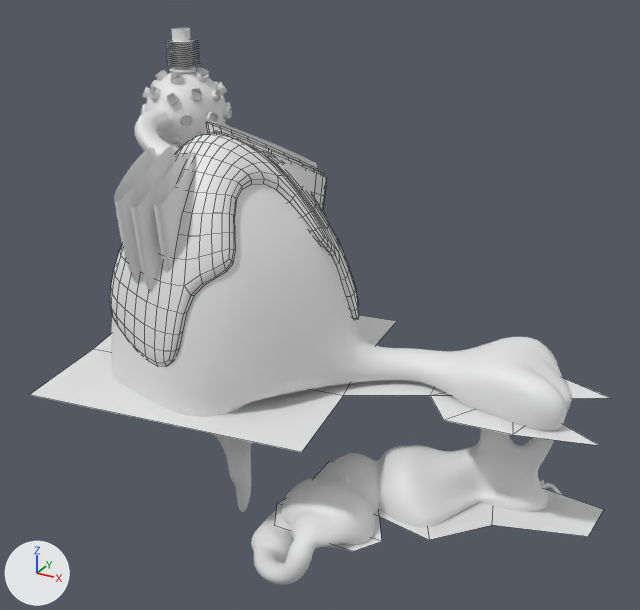
One commit to the Blender file Game/Dungeon.blend: the scene before it, then after it.
Before and after are seen from a camera (50 mm lens) standing at (147.0, -261.0, 239.0) and looking at (-25.0, 53.0, 82.0). Every picture has the same lights, and +X, +Y and +Z are marked at lower left. Mesh edges are drawn as thin lines on the coarser meshes. Materials are left out; every surface is plain grey.

Names of what the first picture shows: 'Cavern', 'DefenceRoom', 'Honey', 'Honeycomb.004', 'Honeycomb.005', 'Honeycomb.006', 'Water_Cavern', 'Water_Upper'.
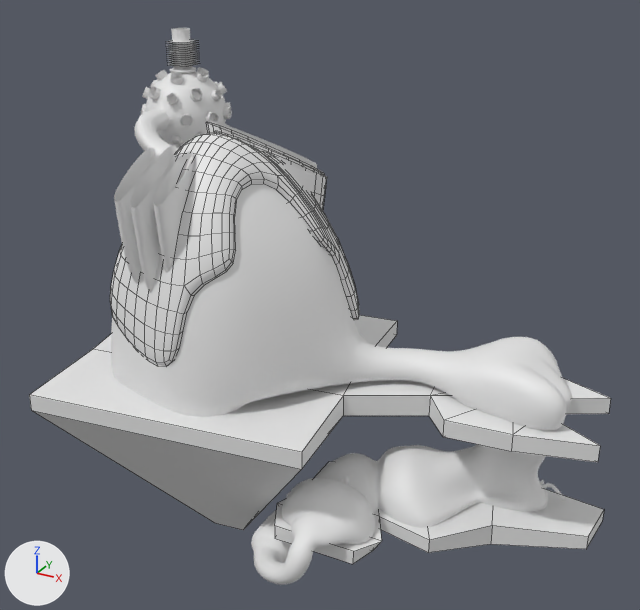
Scene script edits in JSON lines:
```json
{"block": "me_water_upper", "where": "# used by ob_water_upper; parent = ob_cavern; location = (65.14, 75.08, 48.48)"}
{"op": "remove", "block": "me_water_upper", "code": "me_water_upper.from_pydata(...)  # 27 vertices, 15 faces; spans x -209.0..35.0, y -101.0..47.0, z 0.0"}
{"op": "add", "block": "me_water_upper", "code": "me_water_upper.from_pydata(...)  # 62 vertices, 65 faces; spans x -209.0..35.0, y -101.0..47.0, z -94.0..0.0"}
{"block": "me_water_upper", "change": "me_water_upper part 1"}
{"block": "me_water_upper", "change": "12 vertices are added at x -146.0..-38.0, y -36.0..13.0, z -94.0..-10.0"}
{"block": "me_water_upper", "change": "23 new vertices lie (0.0, 0.0, -8.0) away from vertices in x -209.0..35.0, y -101.0..47.0, z 0.0"}
{"block": "me_water_upper", "change": "50 new faces join them"}
{"block": "me_water_cavern", "where": "# used by ob_water_cavern; parent = ob_cavern; location = (0.0, 0.0, 0.0)"}
{"op": "remove", "block": "me_water_cavern", "code": "me_water_cavern.from_pydata(...)  # 14 vertices, 6 faces; spans x -24.9..104.3, y -16.0..69.6, z 0.0"}
{"op": "add", "block": "me_water_cavern", "code": "me_water_cavern.from_pydata(...)  # 28 vertices, 26 faces; spans x -24.9..104.3, y -16.0..69.6, z -10.2..0.0"}
{"block": "me_water_cavern", "change": "me_water_cavern part 2"}
{"block": "me_water_cavern", "change": "4 vertices are added at (52.1, 69.6, -10.2), (64.6, 29.8, -10.2), (-20.8, -1.8, -6.7), (23.3, -3.0, -6.7)"}
{"block": "me_water_cavern", "change": "10 new vertices lie (0.0, 0.0, -6.7) away from vertices in x -20.3..104.3, y -16.0..68.3, z 0.0"}
{"block": "me_water_cavern", "change": "20 new faces join them"}
```

Where the change shows, as pixel boxes [x1, y1, x2, y2] in the pictures (640 x 610 px):
```json
{"object": "Water_Upper", "change": "reshaped", "before": [30, 315, 610, 452], "after": [29, 315, 611, 530], "on screen": "57% taller"}
{"object": "Water_Cavern", "change": "reshaped", "before": [275, 462, 604, 551], "after": [275, 462, 604, 564], "on screen": "14% taller"}
{"part": 1, "of": "me_water_upper", "change": "added", "after": [29, 322, 611, 530]}
{"part": 2, "of": "me_water_cavern", "change": "added", "after": [275, 511, 604, 564]}
```
